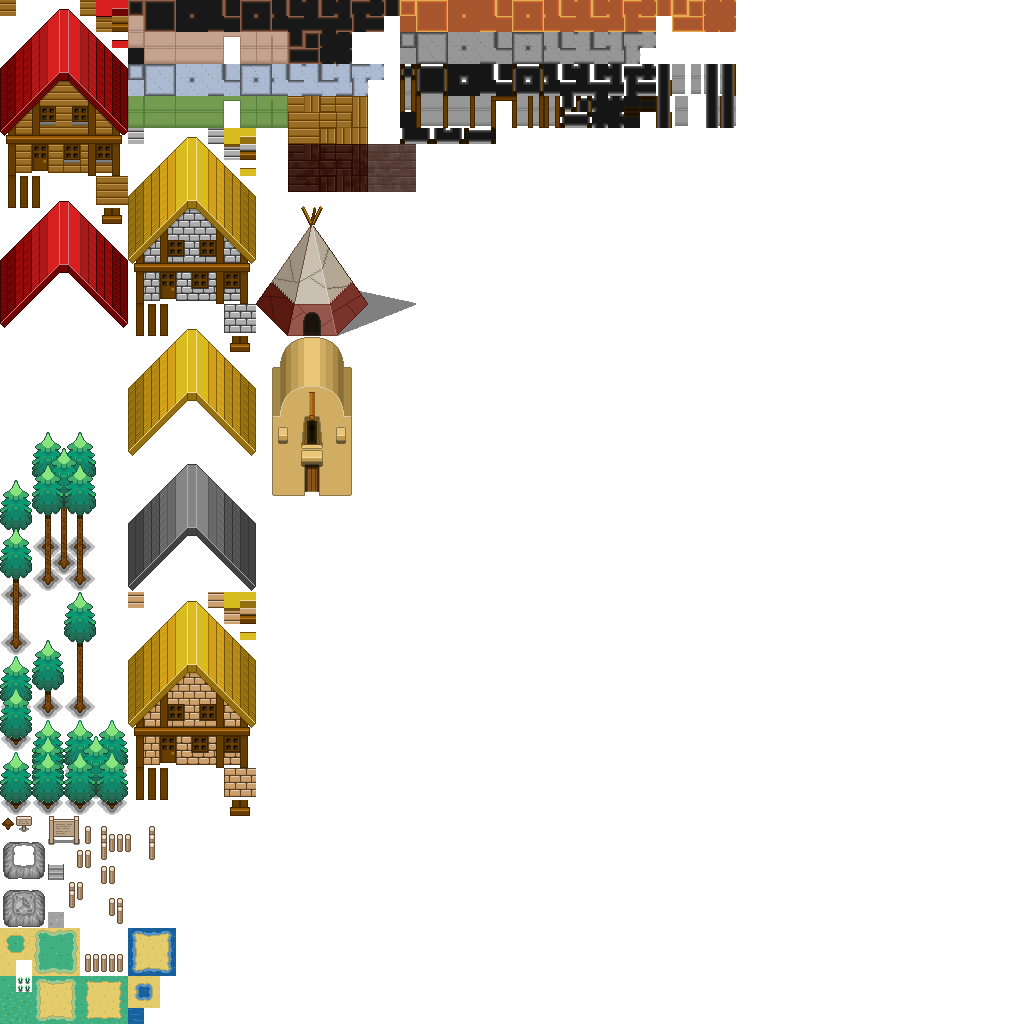
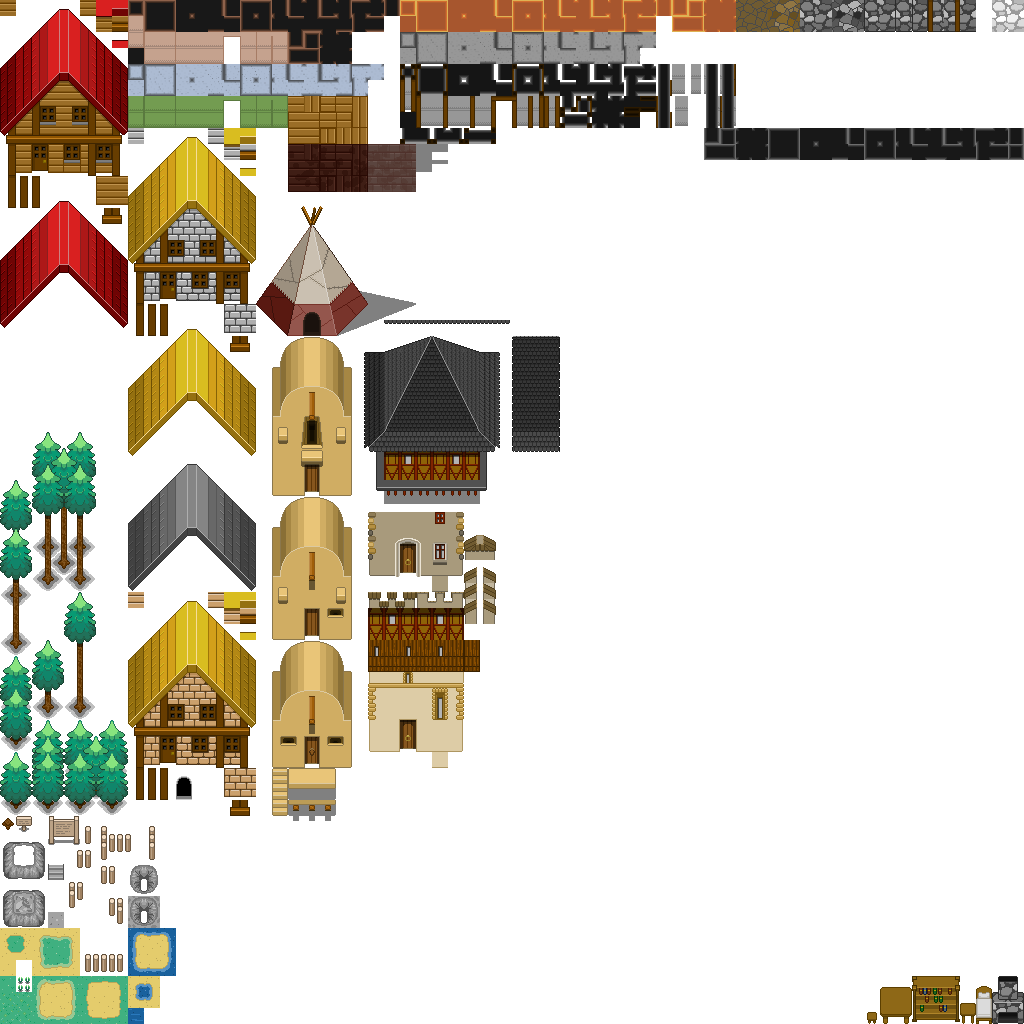
Layer changes from the first w=1024, h=1024 image to the second:
added layer "Ebene #2" (20%) above "Ebene #1" over <box>176,776,192,800</box>
added layer "Ebene #1" (50%) above "Ebene" over <box>176,777,192,799</box>
added layer "Ebene" above "Hintergrund" over <box>177,778,191,796</box>
painted on "Hintergrund" over <box>33,0,1024,1024</box>
